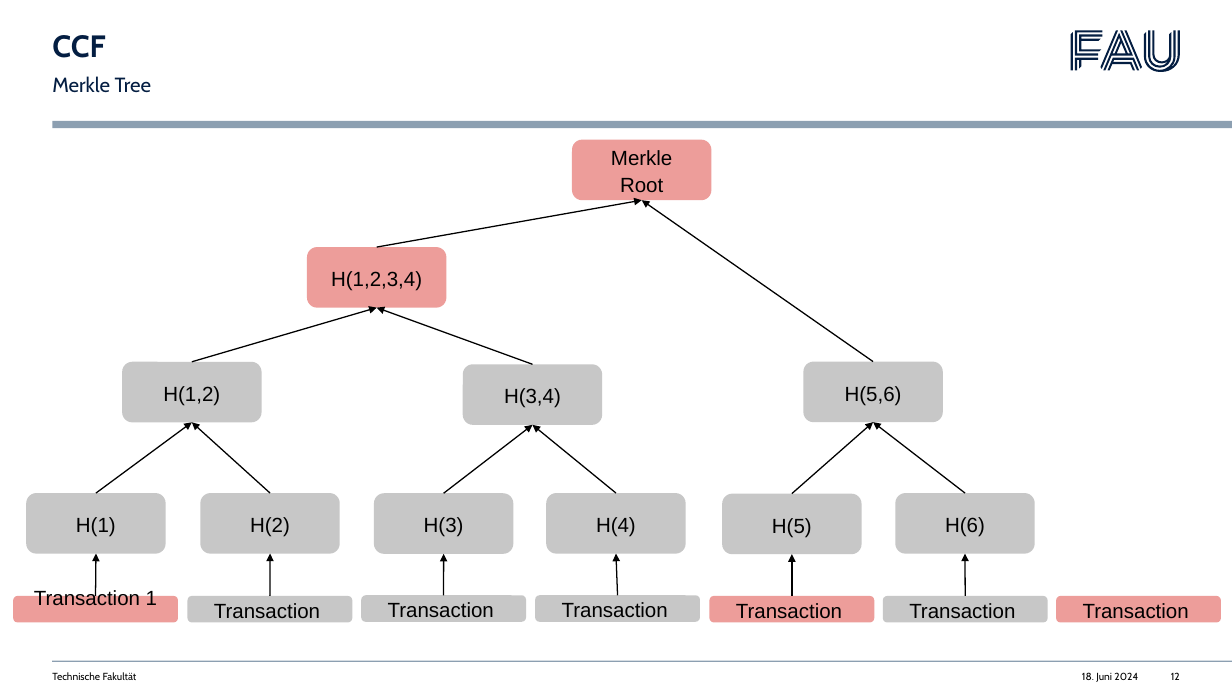
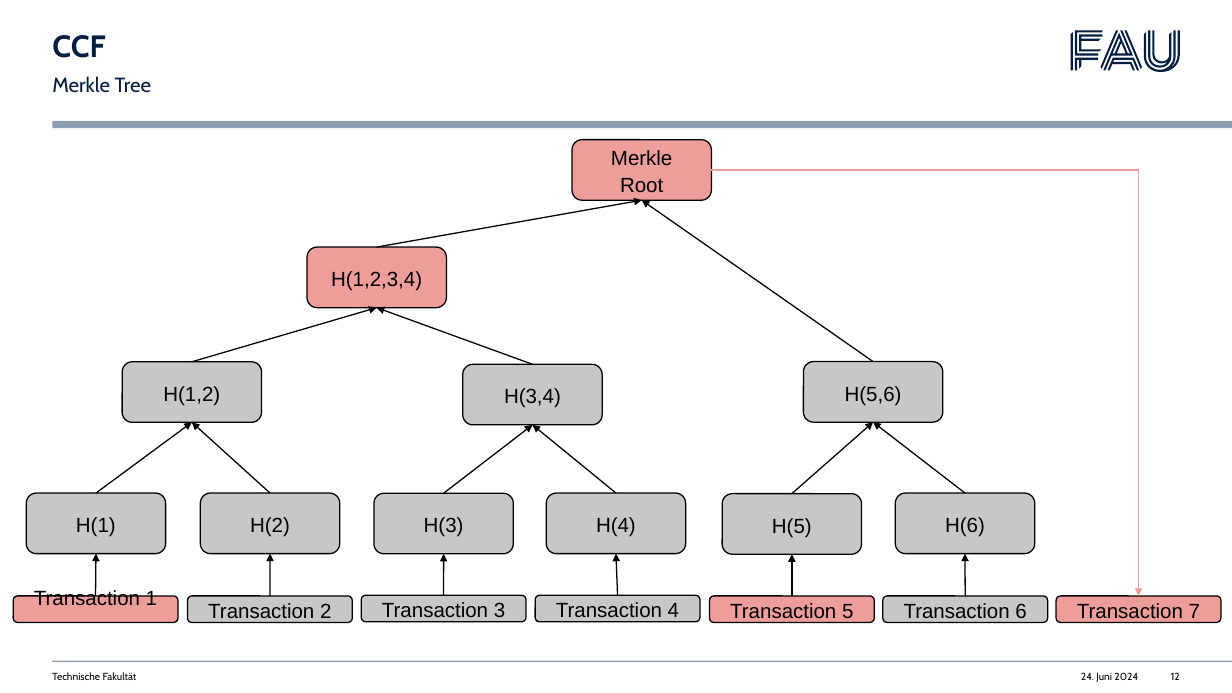
Before and after one commit to listigpeter/AKSS, a slide deck: slide 12 of presentation/confidetial_cloud_services.pptx. Drawn at 1232x693 pixels with LibreOffice and Linux fonts; fonts in the diff are those of the drawing. Boxes give left, top, right and bottom in pixels: in the first picture for what was removed or moved away, otherwise in the second. Text is boxed around its words. In the diff, an @@ line names an element or a change of style, - is before the commit and + after.

```diff
--- a/presentation/confidetial_cloud_services.pptx
+++ b/presentation/confidetial_cloud_services.pptx
@@ elbow arrow added from (712, 170) to (1139, 596), #ED9D9A 1 pt @@
@@ outline none to #000000 1 pt in 18 elements at (13, 596, 177, 623), (26, 494, 165, 555), (201, 494, 340, 555), (122, 362, 262, 423), (463, 364, 603, 425), (374, 494, 514, 555), (546, 494, 686, 555), (723, 494, 862, 555), (804, 361, 944, 422), (307, 247, 446, 308), (896, 494, 1035, 555), (572, 140, 712, 201), (188, 596, 352, 623), (361, 595, 526, 622), (535, 595, 700, 622), (710, 596, 874, 623), (883, 596, 1047, 623), (1056, 596, 1221, 623) @@
@@ text in rounded rectangle at (208, 603, 331, 623): text changed @@
-Transaction
+Transaction 2
@@ text in rounded rectangle at (382, 602, 505, 622): text changed @@
-Transaction
+Transaction 3
@@ text in rounded rectangle at (556, 602, 679, 622): text changed @@
-Transaction
+Transaction 4
@@ text in rounded rectangle at (730, 603, 853, 623): text changed @@
-Transaction
+Transaction 5
@@ text in rounded rectangle at (904, 603, 1026, 623): text changed @@
-Transaction
+Transaction 6
@@ text in rounded rectangle at (1077, 603, 1200, 623): text changed @@
-Transaction
+Transaction 7
@@ text at (1081, 672, 1138, 682): text changed @@
-18. Juni 2024
+24. Juni 2024
```
Also in this commit, not shown: 26 other slides changed, 1 slide added, 7 other files.
